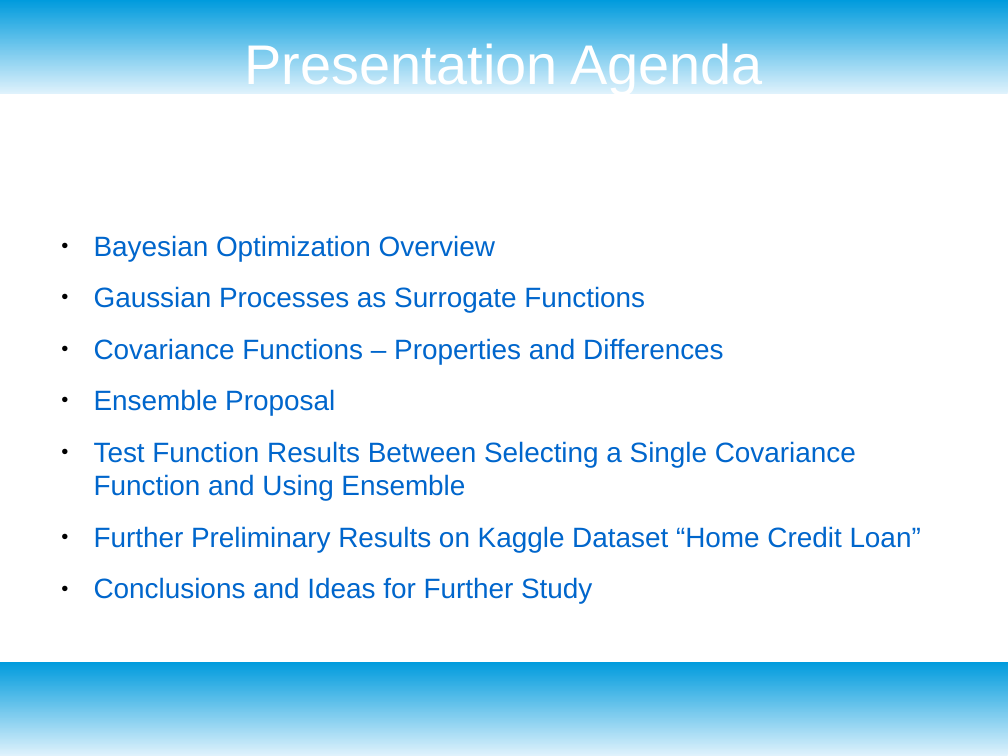
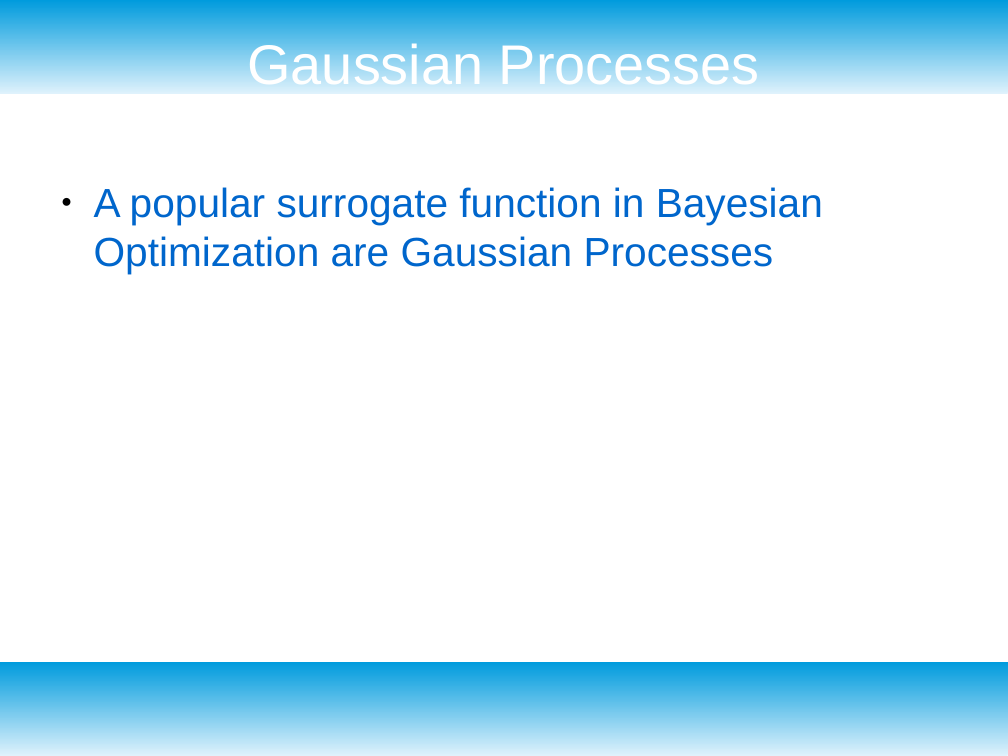
Before and after one commit to dataronio/ThinkfulCapstone, a slide deck: slide 8 of CapstoneDeck.odp (slide 2 before the commit). Drawn at 1008x756 pixels with LibreOffice and Linux fonts; fonts in the diff are those of the drawing. Boxes give left, top, right and bottom in pixels: in the first picture for what was removed or moved away, otherwise in the second. Text is boxed around its words. In the diff, an @@ line names an element or a change of style, - is before the commit and + after.

```diff
--- a/CapstoneDeck.odp
+++ b/CapstoneDeck.odp
@@ title at bbox=[247, 40, 760, 94]: text changed @@
-Presentation Agenda
+Gaussian Processes
@@ text at bbox=[94, 187, 823, 274]: text changed; size 22 to 32 pt @@
-● Bayesian Optimization Overview
-● Gaussian Processes as Surrogate Functions
-● Covariance Functions – Properties and Differences
-● Ensemble Proposal
-● Test Function Results Between Selecting a Single Covariance Function and Using Ensemble
-● Further Preliminary Results on Kaggle Dataset “Home Credit Loan”
-● Conclusions and Ideas for Further Study
+● A popular surrogate function in Bayesian Optimization are Gaussian Processes
```
Also in this commit, not shown: 12 other slides changed, 15 slides added, 1 slide removed, 10 other files.
